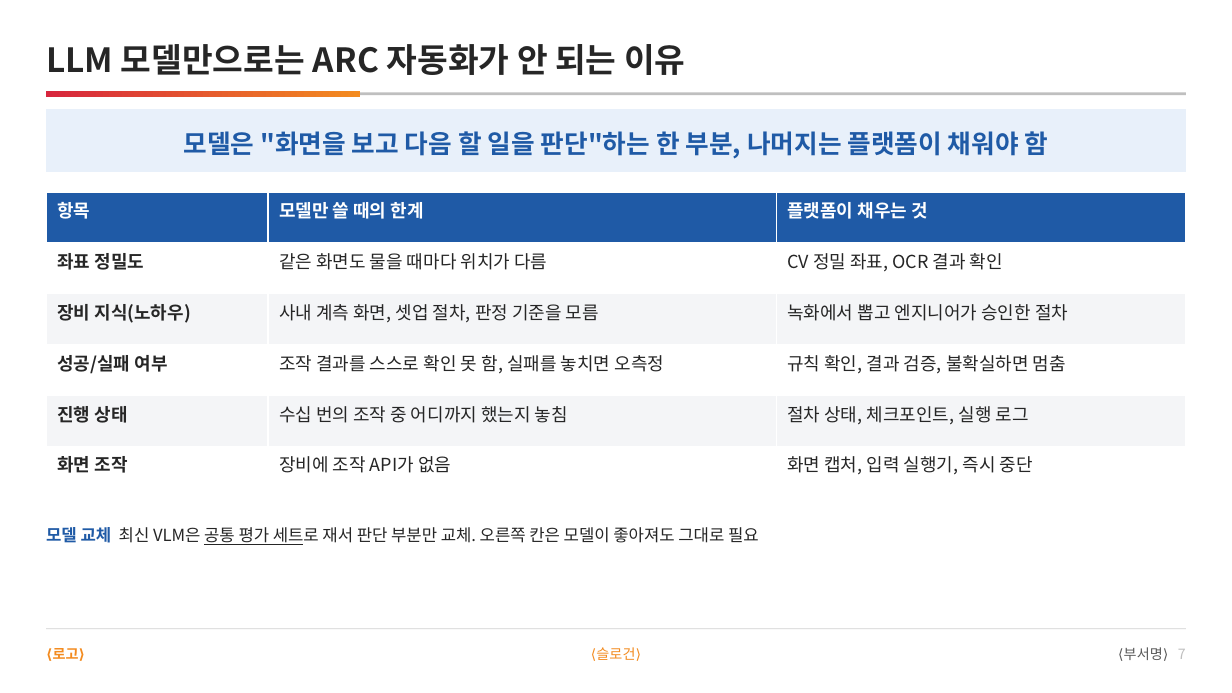
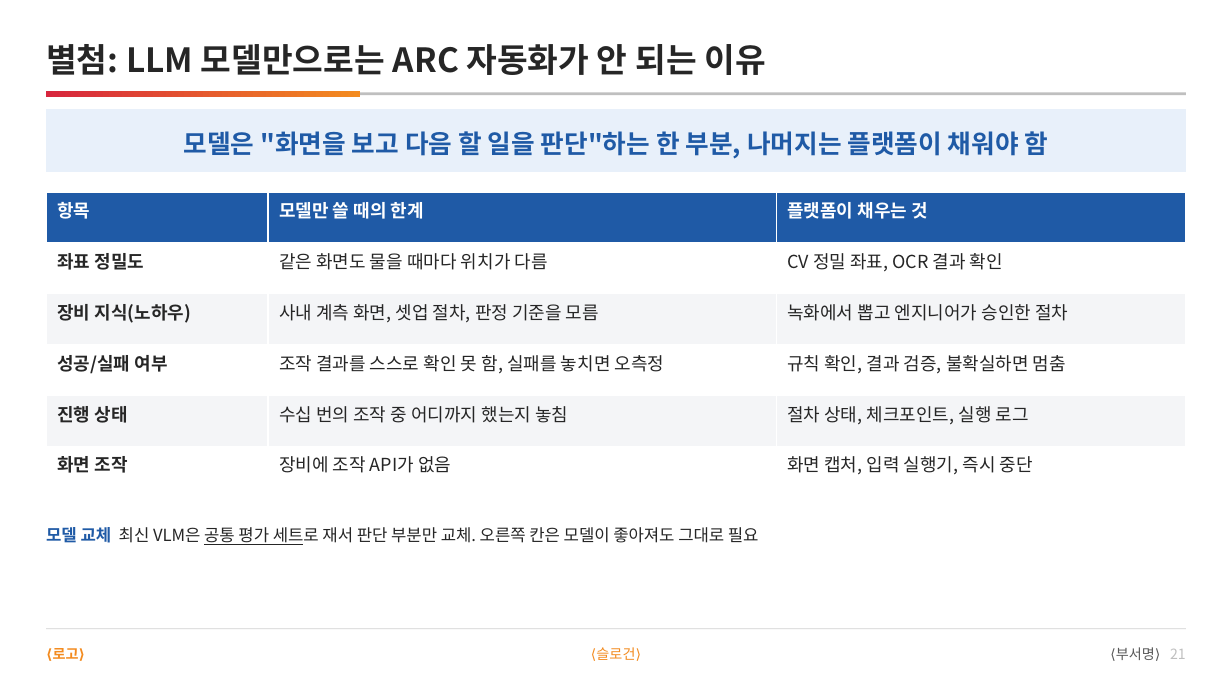
Before and after one commit to DarrenKoi/pm_notes, a slide deck: slide 21 of my-task/arc-tf/deliverables/arc-tf-team-full.pptx (slide 7 before the commit). Drawn at 1232x693 pixels with LibreOffice and Linux fonts; fonts in the diff are those of the drawing. Boxes give left, top, right and bottom in pixels: in the first picture for what was removed or moved away, otherwise in the second. Text is boxed around its words. In the diff, an @@ line names an element or a change of style, - is before the commit and + after.

```diff
--- a/my-task/arc-tf/deliverables/arc-tf-team-full.pptx
+++ b/my-task/arc-tf/deliverables/arc-tf-team-full.pptx
@@ text at <box>46,44,766,75</box>: text changed @@
-LLM 모델만으로는 ARC 자동화가 안 되는 이유
+별첨: LLM 모델만으로는 ARC 자동화가 안 되는 이유
@@ text at <box>1116,647,1186,660</box>: text changed @@
-⟨부서명⟩ 7
+⟨부서명⟩ 21
```
Also in this commit, not shown: 15 other slides changed, 9 other files.
